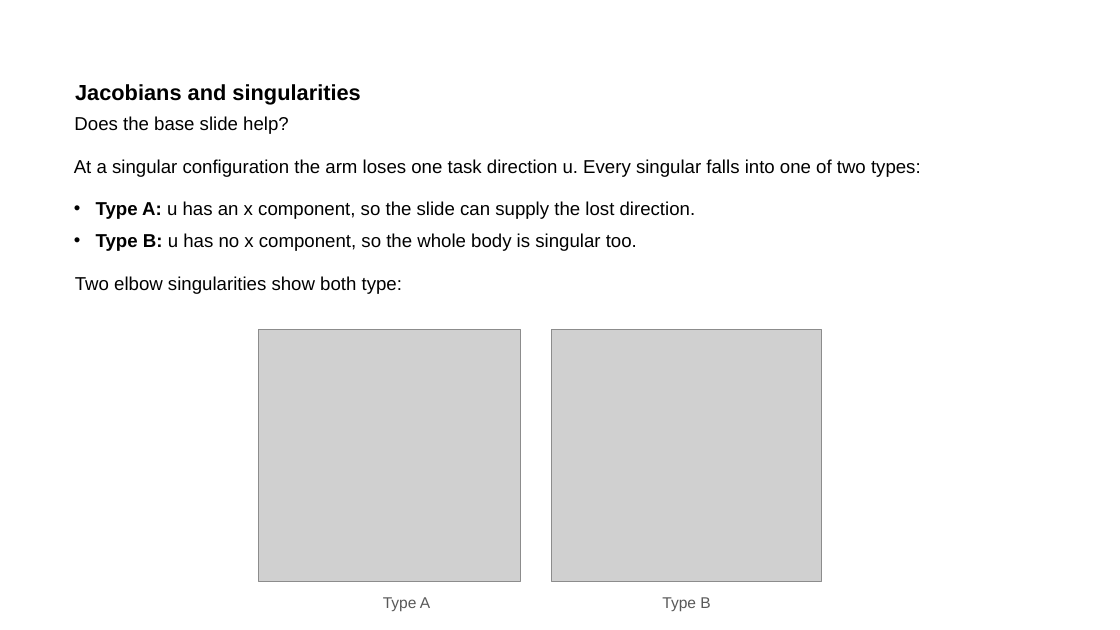
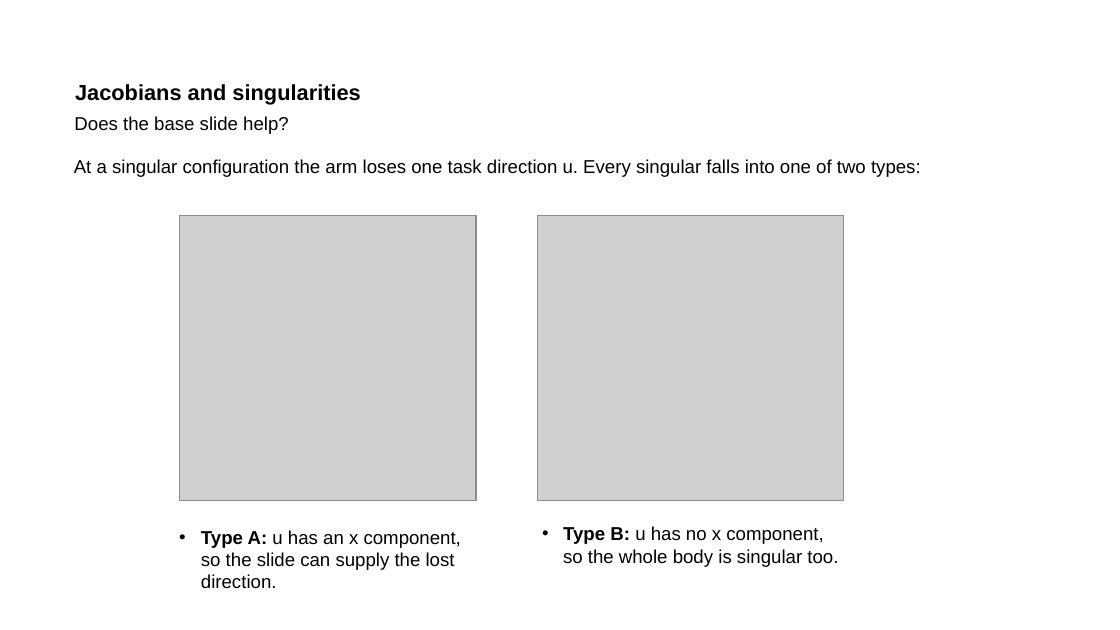
Before and after one commit to wenqian157/p6r_planner, a slide deck: slide 6 of results/presentation/P6R_presentation.pptx. Drawn at 1120x630 pixels with LibreOffice and Linux fonts; fonts in the diff are those of the drawing; grey boxes stand for pictures. Boxes give left, top, right and bottom in pixels: in the first picture for what was removed or moved away, otherwise in the second. Text is boxed around its words. In the diff, an @@ line names an element or a change of style, - is before the commit and + after.

```diff
--- a/results/presentation/P6R_presentation.pptx
+++ b/results/presentation/P6R_presentation.pptx
@@ text at [96, 201, 696, 219]: paragraph removed @@
-• Type A: u has an x component, so the slide can supply the lost direction.
@@ picture: place and size @@
-picture at [259, 329, 521, 581]
+picture at [179, 215, 476, 501]
@@ picture: place and size @@
-picture at [551, 329, 821, 581]
+picture at [538, 215, 843, 501]
@@ text removed at [75, 276, 402, 294] @@
-Two elbow singularities show both type:
@@ text added at [201, 530, 461, 589], 12 pt, text #000000 @@
+• Type A: u has an x component, so the slide can supply the lost direction.
@@ text "Type B: u has no ...": place and size @@
-text "Type B: u has no ..." at [96, 201, 696, 251]
+text "Type B: u has no ..." at [563, 526, 838, 567]
@@ text removed at [383, 597, 430, 611] @@
-Type A
@@ text removed at [662, 597, 710, 611] @@
-Type B
```
Also in this commit, not shown: 3 other slides changed.
